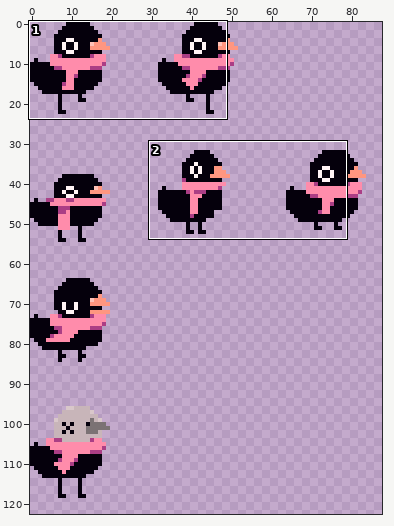
File history of a sprite sheet, src/assets/player/player.png. The picture above shows the old version from afar; the outline marks the close-up.
Close-up. Before the commit:
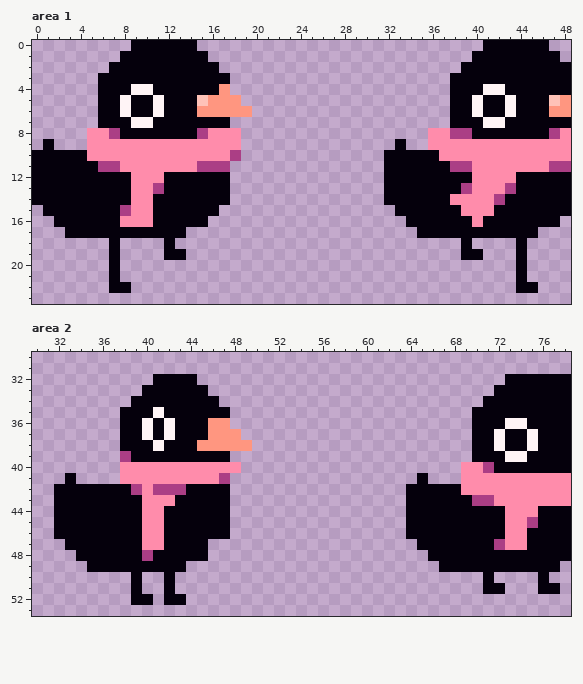
The file is 96x128 pixels. Shown: area 1: x 0..48, y 0..23; area 2: x 30..78, y 30..53. The wide view leaves out empty margins. The commit also changed other parts of the picture, which this record leaves out.
After the commit:
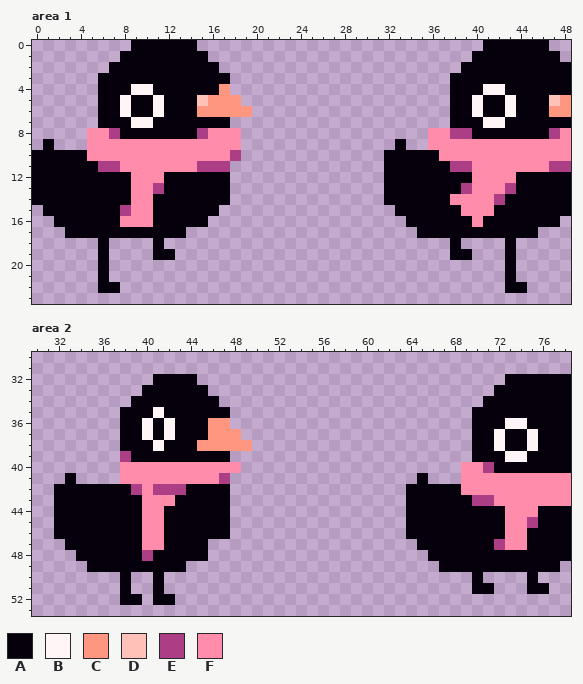
Palette (. is transparent): A #05000c  B #fff4f6  C #ff9680  D #ffc2b8  E #ab3e85  F #ff8cab
What changed:
Area 1:
y 18: x 6..7 .A -> A.; x 11..12 .A -> A.; x 38..39 .A -> A.; x 43..44 .A -> A.
y 19: x 6..7 .A -> A.; x 11 . -> A; x 13 A -> .; x 38 . -> A; x 40 A -> .; x 43..44 .A -> A.
y 20..21: x 6..7 .A -> A.; x 43..44 .A -> A.
y 22: x 6 . -> A; x 8 A -> .; x 43 . -> A; x 45 A -> .
Area 2:
y 50: x 38..39 .A -> A.; x 41..42 .A -> A.; x 70..71 .A -> A.; x 75..76 .A -> A.
y 51: x 38..39 .A -> A.; x 41..42 .A -> A.; x 70 . -> A; x 72 A -> .; x 75 . -> A; x 77 A -> .
y 52: x 38 . -> A; x 40..41 A. -> .A; x 43 A -> .
Boxes around the changes in both close-ups, in picture pixels (x1, y1, x2, y2):
changed: (98, 238, 186, 293)
changed: (450, 238, 538, 293)
changed: (120, 572, 186, 605)
changed: (472, 572, 560, 594)
